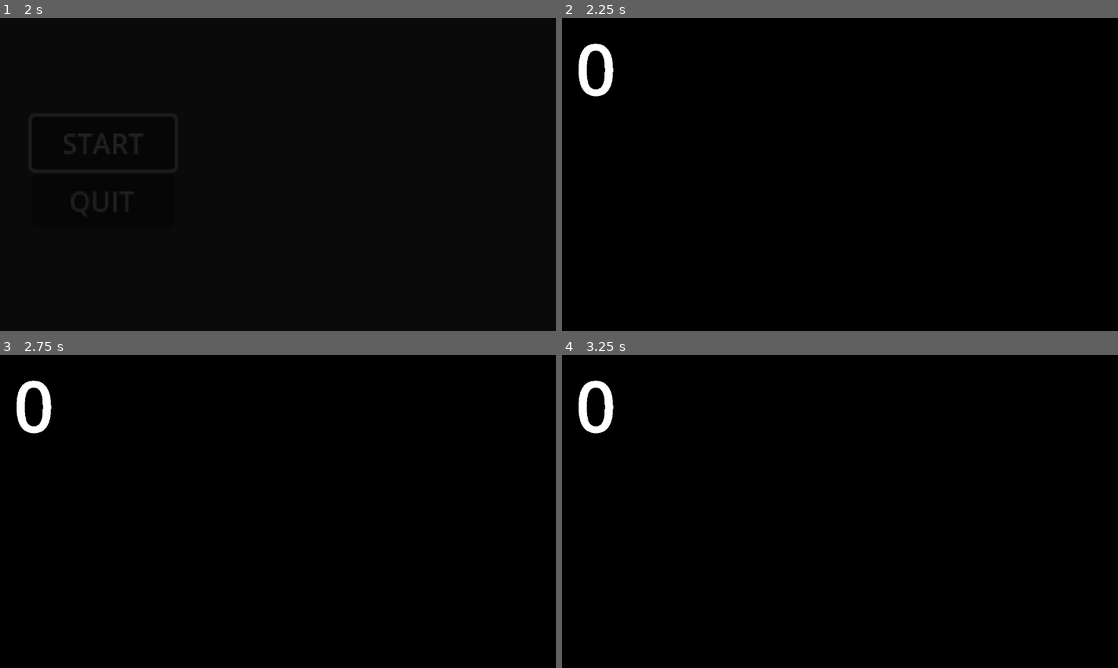
Above: before the commit, frames 1-4 (two rows, left to right).
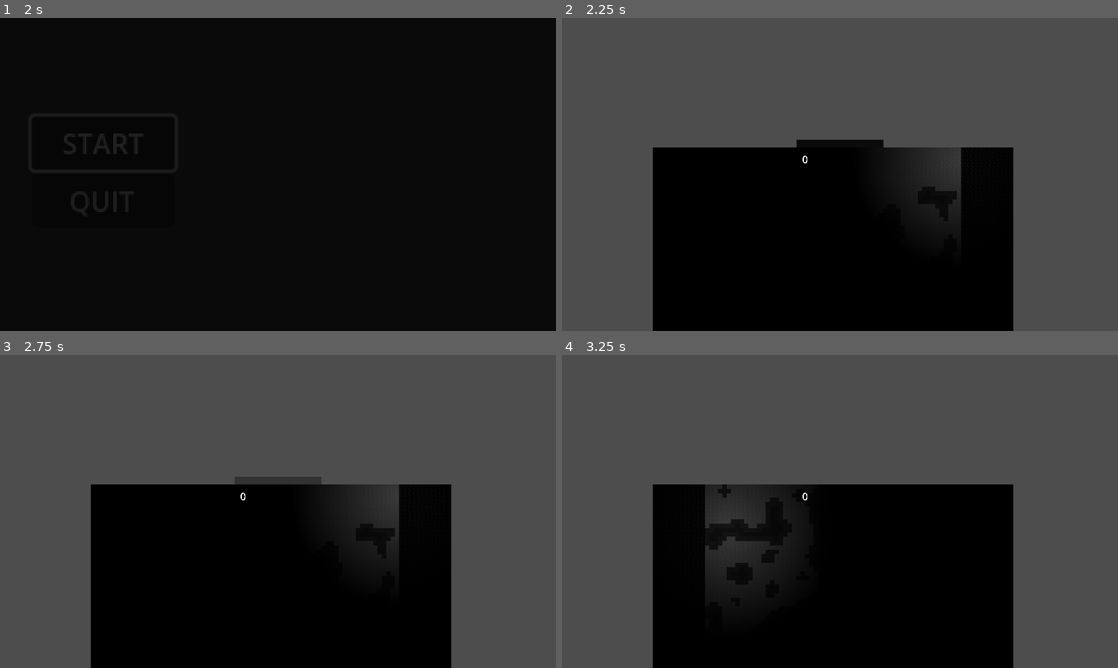
Above: after the commit, the same moments.

Repository: SheEldenOnMyRingUntilITarnished/GDD-223-Game-1-Week-Jam-
Game: Godot game, scene res://Scenes/main_menu.tscn
Two runs of this game, one before a commit and one after it. Both use one fixed random seed, a clock stepped at 60 frames per second and the inputs below.
Inputs (mouse positions are in pixels of both pictures, inside the frame that each line leads up to):
- Up to frame 1 (2 s): click "START" at 0.5 s; click "START" at 1.25 s
- Up to frame 2 (2.25 s): move the mouse to (962, 158) at 2.02 s; hold D (Player_Right) from 2.03 s (still down); tap E (Player_Interact) at 2.1 s
- Up to frame 3 (2.75 s): keep holding D (Player_Right); tap Space (Player_Jump) at 2.27 s
- Up to frame 4 (3.25 s): keep holding D (Player_Right); tap Enter at 2.75 s; move the mouse to (728, 527) at 2.77 s; tap Down (Player_Pickaxe_Down) at 2.85 s; tap Space (Player_Jump) at 3.02 s

Frame 1 is identical in both runs. In frame 2, 63% of the frame differs, in the area x 0-100%, y 0-100%; in frame 3, 64%; in frame 4, 65%.

Commit message:
fixed death screen
fixed death screen and added cool light object that follows your mouse after death

Diff:
--- a/Scenes/main_game.tscn
+++ b/Scenes/main_game.tscn
@@ -6,6 +6,8 @@
 [ext_resource type="Script" uid="uid://xqb3l377u5ld" path="res://Scripts/ValueHolder.gd" id="3_0e3vx"]
 [ext_resource type="Script" uid="uid://c21c0y6aq15l3" path="res://Scripts/camera_controller.gd" id="4_mgc0q"]
 [ext_resource type="PackedScene" uid="uid://nxbppas5ve38" path="res://Prefabs/shop_prefab.tscn" id="6_bb2iq"]
+
+[sub_resource type="CanvasItemMaterial" id="CanvasItemMaterial_bb2iq"]
 
 [sub_resource type="LabelSettings" id="LabelSettings_bb2iq"]
 font_size = 23
@@ -49,7 +51,34 @@
 "times": PackedFloat32Array(0, 1),
 "transitions": PackedFloat32Array(1, 1),
 "update": 1,
-"values": [true, false]
+"values": [true, true]
+}
+
+[sub_resource type="Animation" id="Animation_bb2iq"]
+resource_name = "Fade_To_Black"
+tracks/0/type = "value"
+tracks/0/imported = false
+tracks/0/enabled = true
+tracks/0/path = NodePath("Player/Camera2D/ColorRect:color")
+tracks/0/interp = 1
+tracks/0/loop_wrap = true
+tracks/0/keys = {
+"times": PackedFloat32Array(0.033333335, 0.96666664),
+"transitions": PackedFloat32Array(1, 1),
+"update": 0,
+"values": [Color(0, 0, 0, 0), Color(0, 0, 0, 1)]
+}
+tracks/1/type = "value"
+tracks/1/imported = false
+tracks/1/enabled = true
+tracks/1/path = NodePath("Player/Camera2D/ColorRect:visible")
+tracks/1/interp = 1
+tracks/1/loop_wrap = true
+tracks/1/keys = {
+"times": PackedFloat32Array(0.033333335),
+"transitions": PackedFloat32Array(1),
+"update": 1,
+"values": [true]
 }
 
 [sub_resource type="Animation" id="Animation_6j5ir"]
@@ -79,33 +108,6 @@
 "values": [false]
 }
 
-[sub_resource type="Animation" id="Animation_bb2iq"]
-resource_name = "Fade_To_Black"
-tracks/0/type = "value"
-tracks/0/imported = false
-tracks/0/enabled = true
-tracks/0/path = NodePath("Player/Camera2D/ColorRect:color")
-tracks/0/interp = 1
-tracks/0/loop_wrap = true
-tracks/0/keys = {
-"times": PackedFloat32Array(0.033333335, 0.96666664),
-"transitions": PackedFloat32Array(1, 1),
-"update": 0,
-"values": [Color(0, 0, 0, 0), Color(0, 0, 0, 1)]
-}
-tracks/1/type = "value"
-tracks/1/imported = false
-tracks/1/enabled = true
-tracks/1/path = NodePath("Player/Camera2D/ColorRect:visible")
-tracks/1/interp = 1
-tracks/1/loop_wrap = true
-tracks/1/keys = {
-"times": PackedFloat32Array(0.033333335),
-"transitions": PackedFloat32Array(1),
-"update": 1,
-"values": [true]
-}
-
 [sub_resource type="AnimationLibrary" id="AnimationLibrary_6j5ir"]
 _data = {
 &"Fade_From_Black": SubResource("Animation_0e3vx"),
@@ -133,9 +135,13 @@
 offset_top = -80.0
 offset_right = 100.0
 offset_bottom = 120.0
+mouse_filter = 1
 color = Color(0, 0, 0, 1)
 
 [node name="Label" type="Label" parent="Player/Camera2D/ColorRect"]
+visible = false
+z_index = 100
+material = SubResource("CanvasItemMaterial_bb2iq")
 layout_mode = 0
 offset_left = 3.0
 offset_top = 46.0
@@ -146,6 +152,9 @@
 horizontal_alignment = 1
 
 [node name="Restart_Button" type="Button" parent="Player/Camera2D/ColorRect"]
+visible = false
+z_index = 100
+material = SubResource("CanvasItemMaterial_bb2iq")
 layout_mode = 0
 offset_left = 78.0
 offset_top = 85.0
@@ -154,7 +163,10 @@
 scale = Vector2(0.56000125, 0.56000125)
 text = "RETRY"
 
-[node name="Menu_Button2" type="Button" parent="Player/Camera2D/ColorRect"]
+[node name="Menu_Button" type="Button" parent="Player/Camera2D/ColorRect"]
+visible = false
+z_index = 100
+material = SubResource("CanvasItemMaterial_bb2iq")
 layout_mode = 0
 offset_left = 78.0
 offset_top = 102.0
@@ -212,4 +224,5 @@
 [connection signal="update_camera" from="Player" to="Player/Camera2D" method="_on_player_update_camera"]
 [connection signal="update_money" from="Player" to="Player/Control/VSplitContainer/Label" method="_on_player_update_money"]
 [connection signal="pressed" from="Player/Camera2D/ColorRect/Restart_Button" to="Player/Camera2D" method="_on_restart_button_pressed"]
-[connection signal="pressed" from="Player/Camera2D/ColorRect/Menu_Button2" to="Player/Camera2D" method="_on_menu_button_2_pressed"]
+[connection signal="pressed" from="Player/Camera2D/ColorRect/Menu_Button" to="Player/Camera2D" method="_on_menu_button_2_pressed"]
+[connection signal="pressed" from="Player/Camera2D/ColorRect/Menu_Button" to="Player/Camera2D" method="_on_menu_button_pressed"]
--- a/Scripts/camera_controller.gd
+++ b/Scripts/camera_controller.gd
@@ -5,9 +5,9 @@
 	zoom = Vector2(size,size)
 
 
-func _on_menu_button_2_pressed() -> void:
+func _on_restart_button_pressed() -> void:
 	get_tree().change_scene_to_file("res://Scenes/main_game.tscn")
 
 
-func _on_restart_button_pressed() -> void:
+func _on_menu_button_pressed() -> void:
 	get_tree().change_scene_to_file("res://Scenes/main_menu.tscn")
--- a/Scripts/player_movement.gd
+++ b/Scripts/player_movement.gd
@@ -22,7 +22,8 @@
 signal update_camera(size: int)
 
 var value: int = 0
-var in_shop:bool = false
+var in_shop: bool = false
+var dead: bool = false
 
 #Animation stuff
 var falling:bool = false
@@ -31,15 +32,15 @@
 
 #Pickaxe Upgradable Stats
 var mining_speed: float = 0.9
-var mining_range: int = 300
+var mining_range: int = 15
 var mining_fortune: float = 1.0
 
 #Light Stats
-var max_lamp_size: float = 0.15
-var lamp_decrease_speed: float = 0.0005
+var max_lamp_size: float = 1
+var lamp_decrease_speed: float = 0#0.1#0.0005
 
 #Camera Stats
-var max_camera_size: float = 7
+var max_camera_size: float = 1
 
 func _ready() -> void:
 	Input.set_mouse_mode(Input.MOUSE_MODE_CONFINED_HIDDEN)
@@ -51,6 +52,8 @@
 	falling = false
 	landed = true
 
+	dead = false
+
 	update_camera.emit(max_camera_size)
 
 	GetUpTimer.start(5)
@@ -58,13 +61,17 @@
 
 func _process(delta: float) -> void:
 
-	if !LightSource.scale.x < 0.000001 && !LightSource.scale.y < 0.000001 && !in_shop:
+	if !LightSource.scale.x < 0.000001 && !LightSource.scale.y < 0.000001 && !in_shop && !dead:
 		LightSource.scale.x -= lamp_decrease_speed * delta
 		LightSource.scale.y -= lamp_decrease_speed * delta
 	else:
+		if !dead && !in_shop:
+			$"../AnimationPlayer".play("Fade_To_Black")
+			dead = true
 		Input.set_mouse_mode(Input.MOUSE_MODE_VISIBLE)
-		$"../AnimationPlayer".play("Fade_To_Black")
-		$AnimatedSprite2D/PointLight2D.position = get_global_mouse_position()
+		$AnimatedSprite2D/PointLight2D.global_position = get_global_mouse_position()
+		LightSource.scale.x = max_lamp_size
+		LightSource.scale.y = max_lamp_size
 
 	if Input.is_action_just_pressed("Player_Interact"):
 		if in_shop:
@@ -94,6 +101,10 @@
 		MiningTimer.start()
 
 func _physics_process(delta: float) -> void:
+	if !dead && !in_shop:
+		Movement(delta)
+
+func Movement(delta: float) -> void:
 	var x_input: float = Input.get_action_strength("Player_Right") - Input.get_action_strength("Player_Left")
 	var velocity_weight: float = delta * (ACCELERATION if x_input else FRICTION)
 	if is_on_floor() && !landed:
Not shown: 1 places in Scenes/main_game.tscn that only renumber resources
